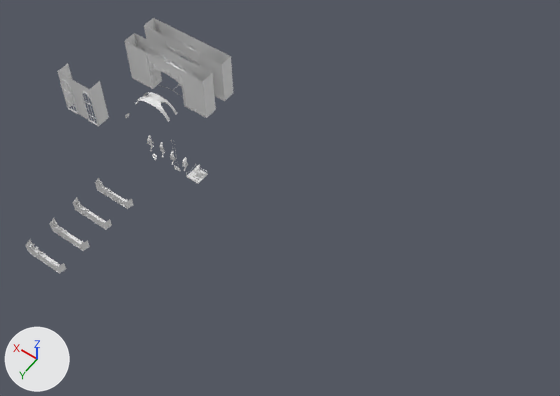
What one commit did to the FBX model Assets/MyModels/MuseumAssets_01.fbx.
Both versions are drawn from a camera (50 mm lens) standing at (-60.7, 58.2, 100.0) and looking at (-18.8, -0.5, 7.8). The axes (+X, +Y, +Z) are drawn at lower left. The lights are the same throughout. Where no turn or scale is listed for an object, it has been applied to the vertices.

The scene before the commit, as lines of its bpy script (objects in view):
```python
me_museum_ceillingbridge = bpy.data.meshes.new('Museum.CeillingBridge')
me_museum_ceillingbridge.from_pydata(...)  # 820 vertices, 647 faces; spans x -17.4..-0.1, y -2.7..0.2, z 2.9..11.6
me_museum_ceillingbridge_damaged = bpy.data.meshes.new('Museum.CeillingBridge.Damaged')
me_museum_ceillingbridge_damaged.from_pydata(...)  # 819 vertices, 660 faces; spans x -17.4..-0.1, y -2.7..0.1, z 2.9..11.6
me_museumwindow_001 = bpy.data.meshes.new('MuseumWindow.001')
me_museumwindow_001.from_pydata(...)  # 204 vertices, 190 faces; spans x 0.0..7.5, y -0.11..0.11, z 0.0..7.59
ob_museum_ceillingbridge = bpy.data.objects.new('Museum.CeillingBridge', me_museum_ceillingbridge)
ob_museum_ceillingbridge.location = (21.2, -10.4, 0.0)
ob_museum_ceillingbridge_damaged = bpy.data.objects.new('Museum.CeillingBridge.Damaged', me_museum_ceillingbridge_damaged)
ob_museum_ceillingbridge_damaged.location = (21.2, -15.4, 0.0)
ob_museumwindow = bpy.data.objects.new('MuseumWindow', me_museumwindow_001)
ob_museumwindow.location = (20.0, 0.0, 0.0)
# also in view: 'MuseumWindow.Wall' at (23.7, -1.2, 4.5)
```
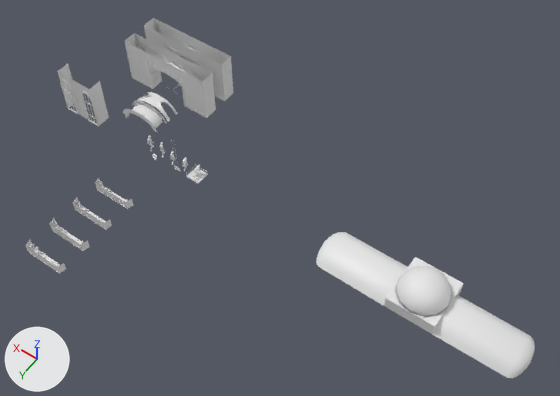
The change, as a list of edits to the scene's bpy script:
```text
Add me_museumsmallceilling_002:
    me_museumsmallceilling_002.from_pydata(...)  # 52 vertices, 36 faces; spans x -7.77..0.27, y -2.5..0.0, z 3.0..5.47
Add me_museum_ceillingtube:
    me_museum_ceillingtube.from_pydata(...)  # 298 vertices, 296 faces; spans x -15.6..18.1, y -0.9..7.6, z 2.8..5.1
Add me_museum_ceillingsphere_002:
    me_museum_ceillingsphere_002.from_pydata(...)  # 142 vertices, 150 faces; spans x -2.65..5.14, y -0.14..7.64, z 5.11..8.41
Add ob_museumsmallceilling_02:
    ob_museumsmallceilling_02 = bpy.data.objects.new('MuseumSmallCeilling.02', me_museumsmallceilling_002)
    ob_museumsmallceilling_02.location = (16.2, -2.9, 0.0)
Add ob_museum_ceillingtube:
    ob_museum_ceillingtube = bpy.data.objects.new('Museum.CeillingTube', me_museum_ceillingtube)
    ob_museum_ceillingtube.location = (-45.2, -4.0, 0.0)
Add ob_museum_ceillingsphere:
    ob_museum_ceillingsphere = bpy.data.objects.new('Museum.CeillingSphere', me_museum_ceillingsphere_002)
    ob_museum_ceillingsphere.location = (-45.2, -4.0, 0.0)
```

Pixel boxes [x1, y1, x2, y2] of what changed, in the pictures (560 x 396 px):
'Museum.CeillingTube', added
    after: [316, 232, 535, 378]
'Museum.CeillingSphere', added
    after: [396, 265, 452, 316]
'MuseumSmallCeilling.02', added
    after: [123, 100, 167, 133]
